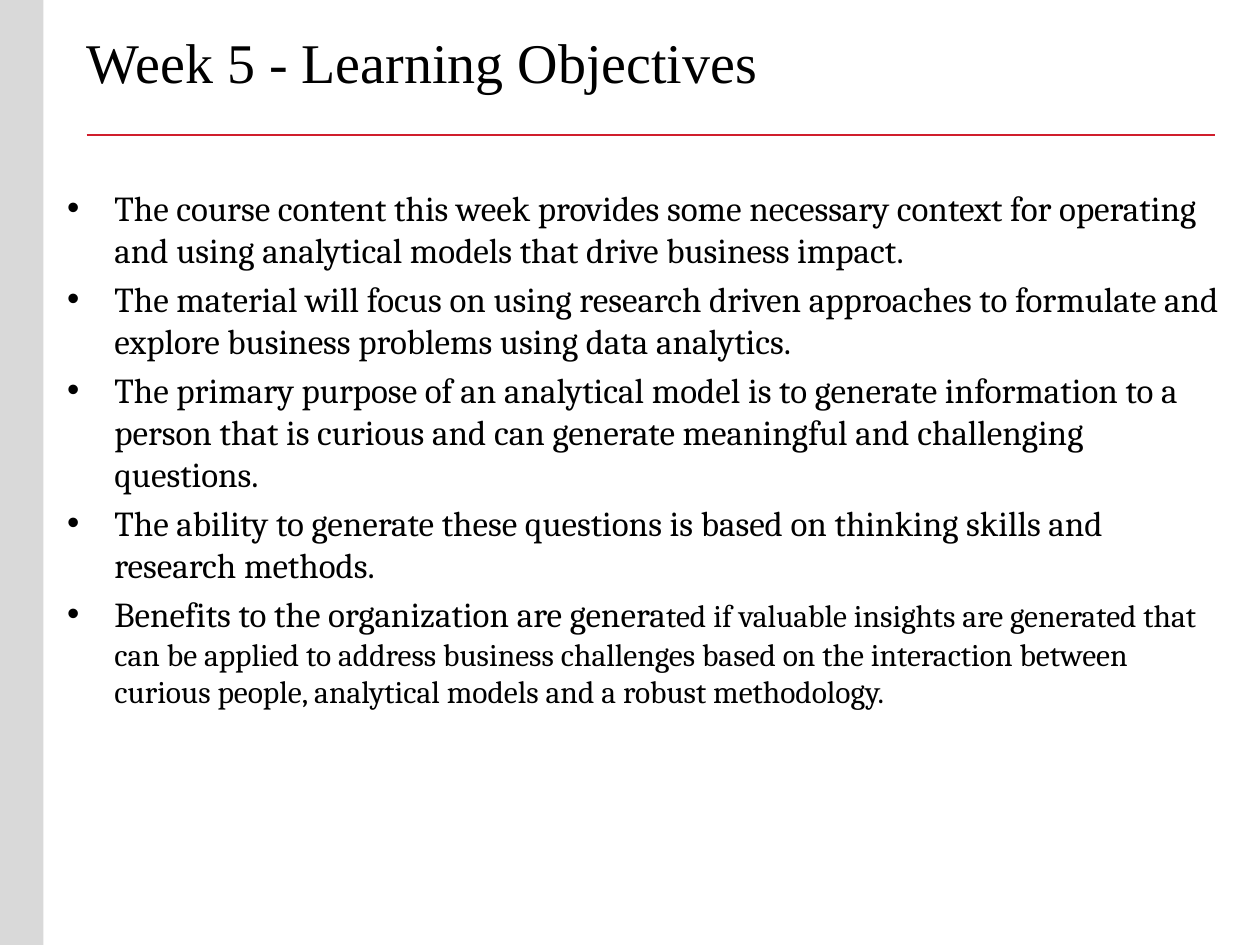
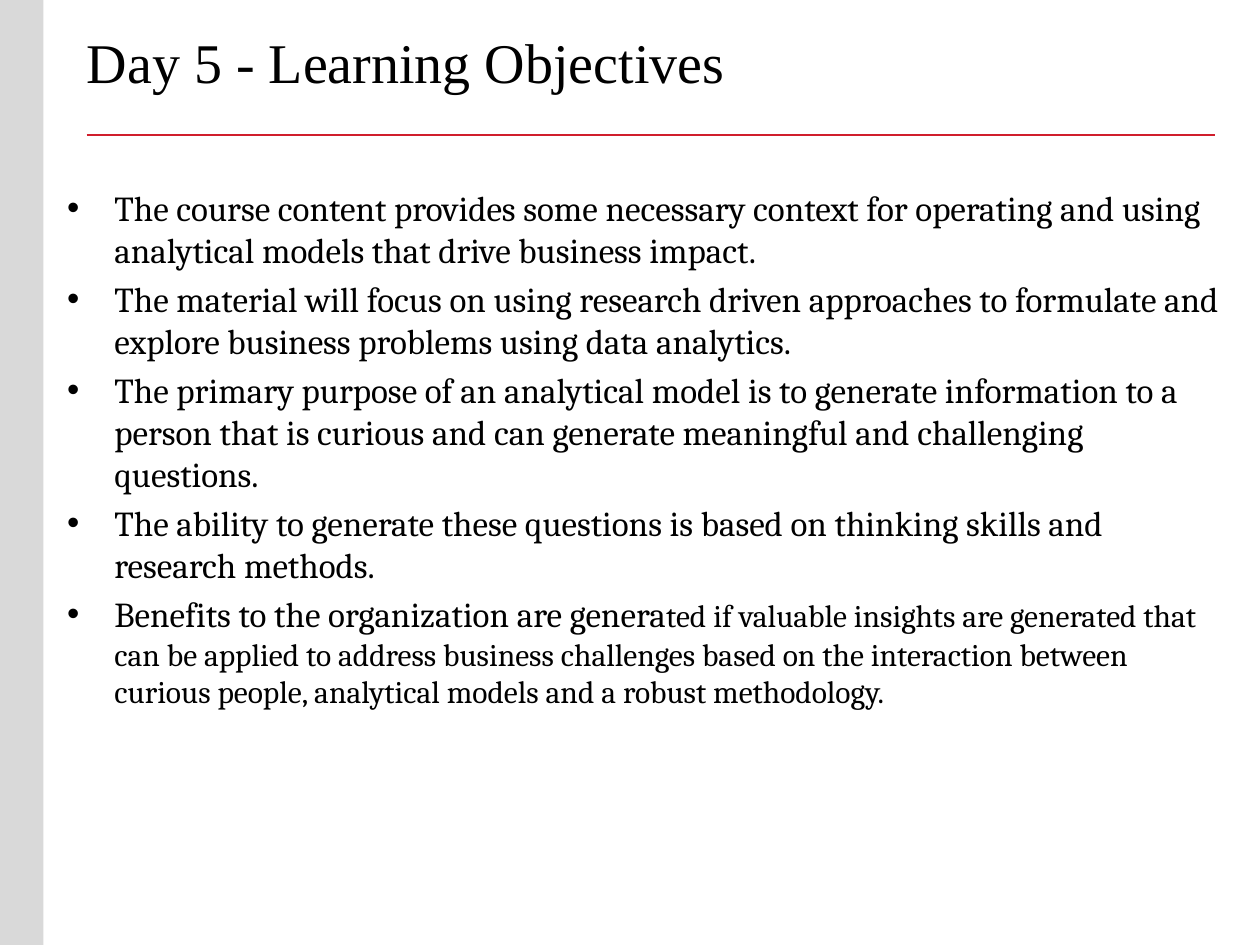
Before and after one commit to buyuhuang/csda1000_FT, a slide deck: slide 6 of day5/1. Lecture/day5_research_design.pptx. Drawn at 1260x945 pixels with LibreOffice and Linux fonts; fonts in the diff are those of the drawing; background and template pictures are left out. Boxes give left, top, right and bottom in pixels: in the first picture for what was removed or moved away, otherwise in the second. Text is boxed around its words. In the diff, an @@ line names an element or a change of style, - is before the commit and + after.

```diff
--- a/day5/1. Lecture/day5_research_design.pptx
+++ b/day5/1. Lecture/day5_research_design.pptx
@@ title at <box>87,44,724,94</box>: text changed @@
-Week 5 - Learning Objectives
+Day 5 - Learning Objectives
@@ text at <box>114,196,1200,271</box>: text changed @@
-• The course content this week provides some necessary context for operating and using analytical models that drive business impact.
+• The course content provides some necessary context for operating and using analytical models that drive business impact.
```
Also in this commit, not shown: 7 other slides changed, 63 slides added, 5 slides removed, 14 other files.
